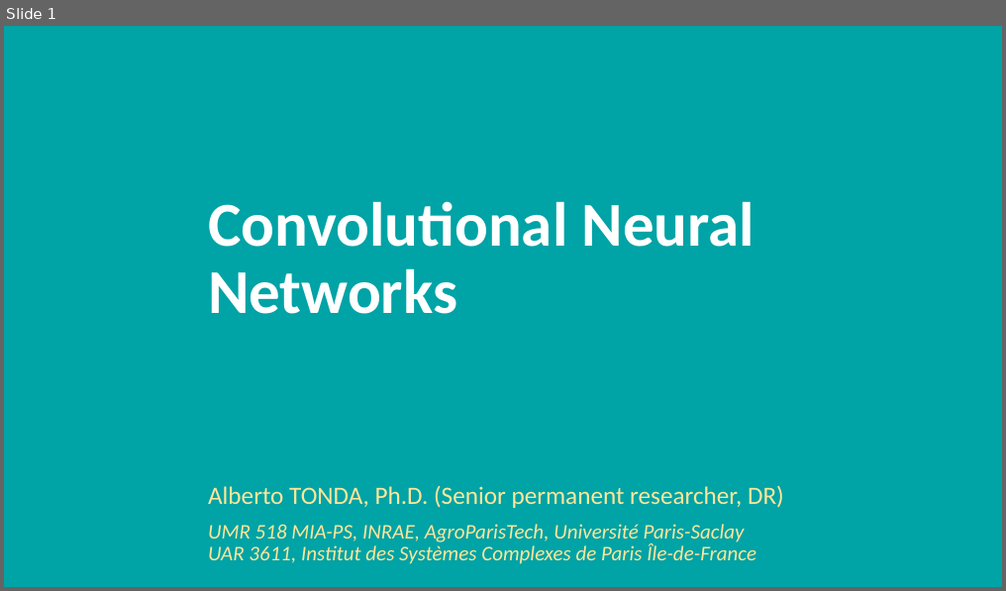
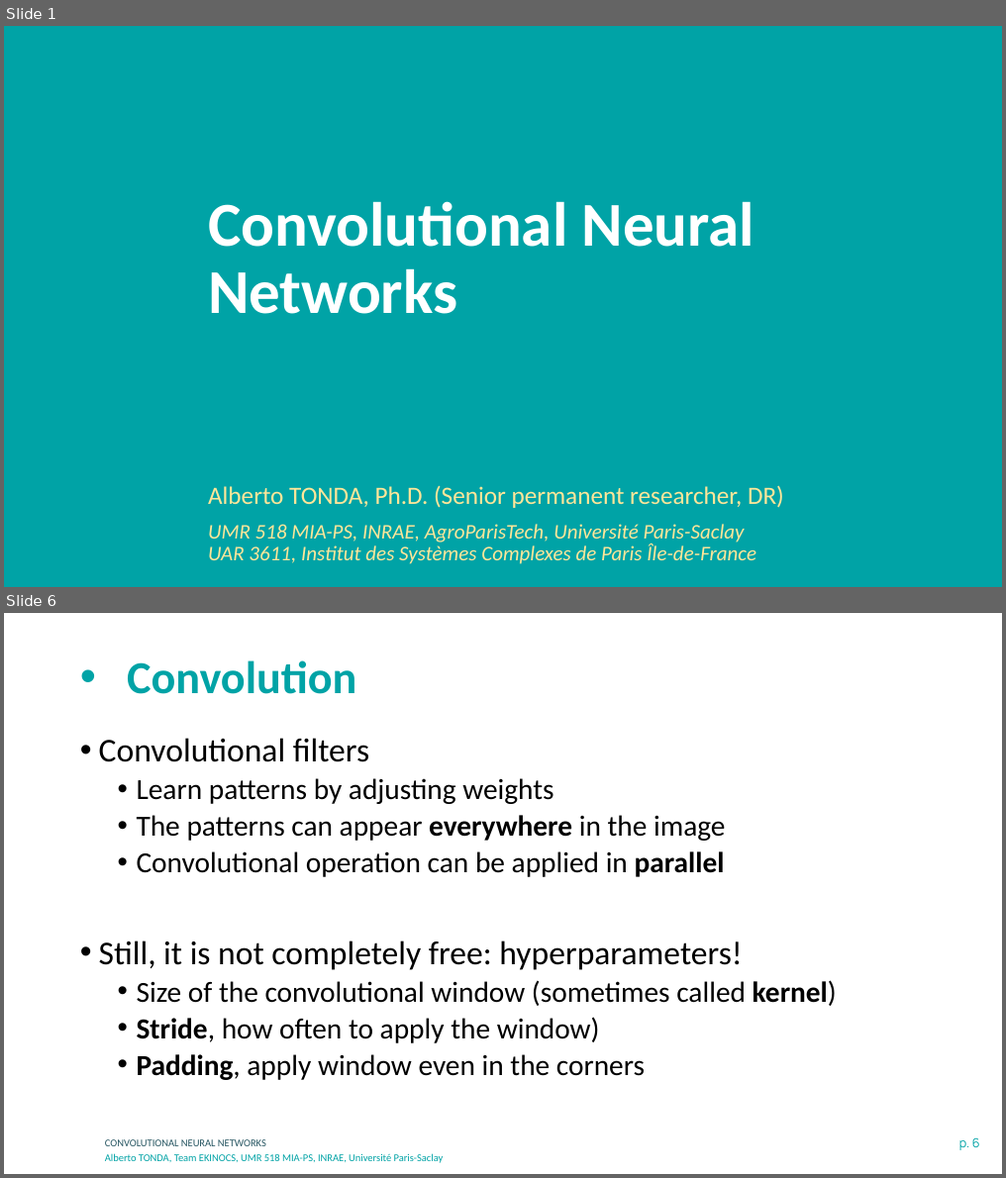
Before and after one commit to albertotonda/teaching, a slide deck: deep-learning-in-practice-with-pytorch/2-convolutional-neural-networks.pptx. Shown one above the other, each under a label of ours: slide 1 before the commit, slides 1 and 6 after it; the slides between them are not shown. The pictures are 1006x591 and 1006x1178 pixels, drawn with LibreOffice and Linux fonts; fonts in the diff are those of the drawing; background and template pictures are left out. Boxes give left, top, right and bottom in pixels: in the first picture for what was removed or moved away, otherwise in the second. Text is boxed around its words. In the diff, an @@ line names an element or a change of style, - is before the commit and + after.

```diff
--- a/deep-learning-in-practice-with-pytorch/2-convolutional-neural-networks.pptx
+++ b/deep-learning-in-practice-with-pytorch/2-convolutional-neural-networks.pptx
@@ slide 6 added at <box>4,613,1002,1174</box>, background #FFFFFF @@
@@ title added at <box>127,661,356,694</box>, 44 pt, text #00A3A6, bold @@
+• Convolution
@@ text added at <box>99,738,837,1080</box>, 28 pt, text #000000 @@
+• Convolutional filters
+  • Learn patterns by adjusting weights
+  • The patterns can appear everywhere in the image
+  • Convolutional operation can be applied in parallel
+• Still, it is not completely free: hyperparameters!
+  • Size of the convolutional window (sometimes called kernel)
+  • Stride, how often to apply the window)
+  • Padding, apply window even in the corners
@@ text added at <box>105,1140,266,1147</box>, 10 pt, text #275662 @@
+CONVOLUTIONAL NEURAL NETWORKS
@@ page number added at <box>959,1138,980,1151</box>, 12 pt, text #00A3A6 @@
+p. 6
@@ text added at <box>105,1154,444,1163</box>, 10 pt, text #00A3A6 @@
+Alberto TONDA, Team EKINOCS, UMR 518 MIA-PS, INRAE, Université Paris-Saclay
```
Also in this commit, not shown: 5 slides changed, 8 other slides added, 7 other files.
